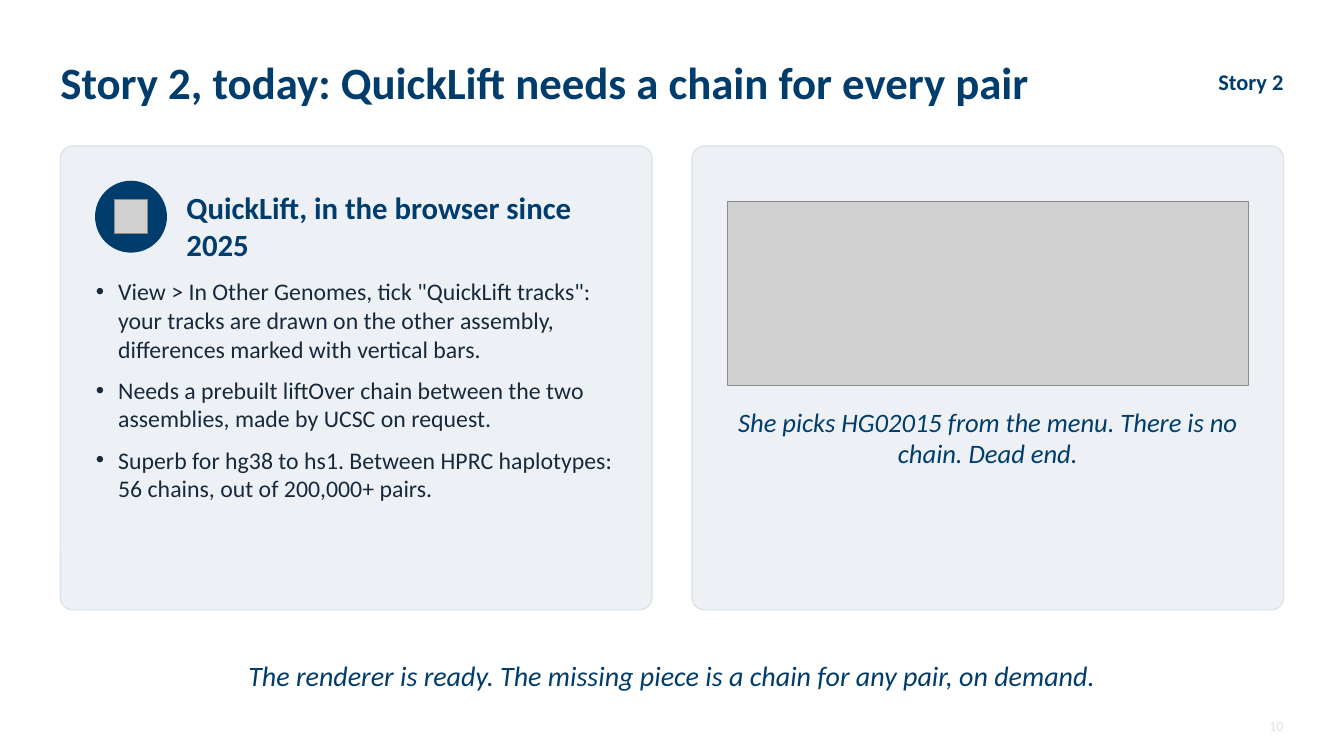
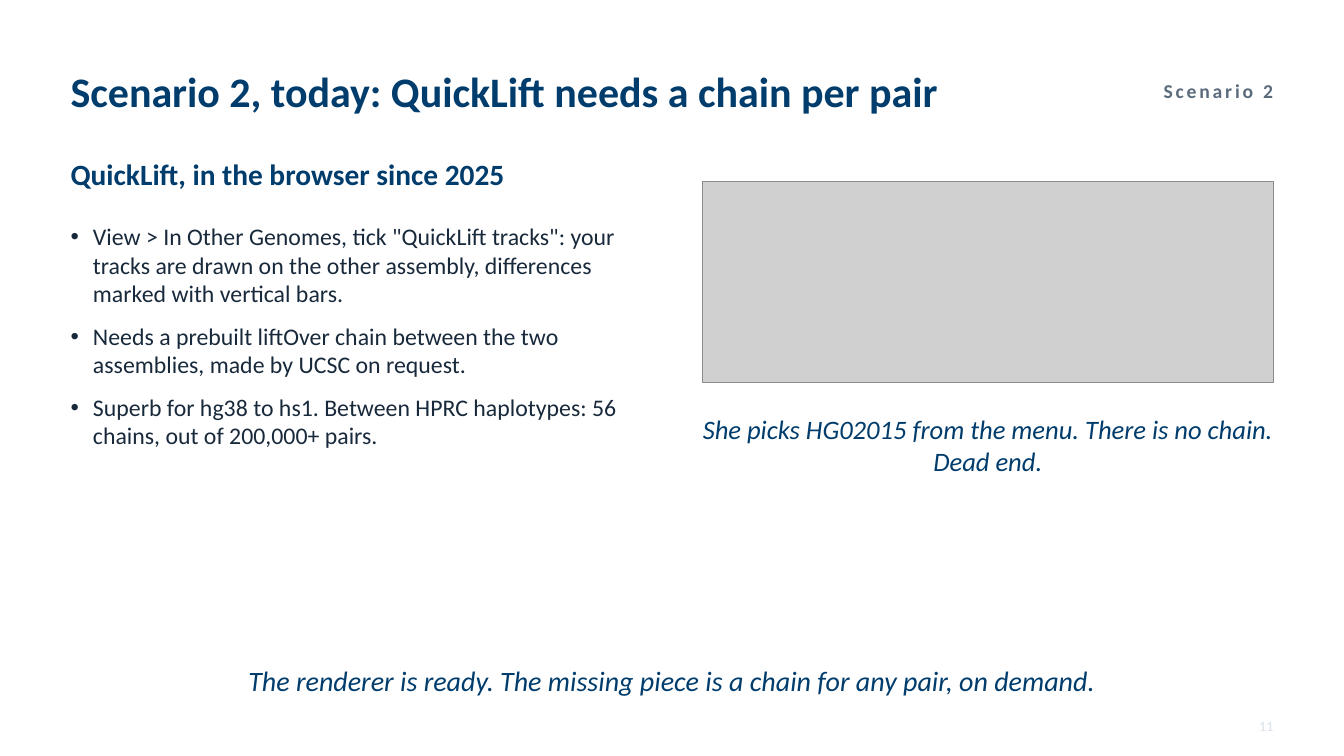
Before and after one commit to parsaeskandar/hprc_2026_poster, a slide deck: slide 11 of talk/HPRC2026_talk.pptx (slide 10 before the commit). Drawn at 1344x756 pixels with LibreOffice and Linux fonts; fonts in the diff are those of the drawing; grey boxes stand for pictures. Boxes give left, top, right and bottom in pixels: in the first picture for what was removed or moved away, otherwise in the second. Text is boxed around its words. In the diff, an @@ line names an element or a change of style, - is before the commit and + after.

Commit message:
Talk v3: challenge-first structure, brief tag-array section from the paper and WABI deck, two screen-recording scenarios with auto-embed, who-this-is-for slide, more minimal theme

```diff
--- a/talk/HPRC2026_talk.pptx
+++ b/talk/HPRC2026_talk.pptx
@@ text at (71, 77, 937, 114): text changed; size 32 to 30 pt @@
-Story 2, today: QuickLift needs a chain for every pair
+Scenario 2, today: QuickLift needs a chain per pair
@@ text at (1164, 84, 1273, 98): text changed; size 16 to 14 pt; text colour #003C6C to #5B6B7C @@
-Story 2
+Scenario 2
@@ rounded rectangle removed at (60, 146, 652, 610) @@
@@ rounded rectangle removed at (693, 146, 1285, 610) @@
@@ text "QuickLift, in the browser since ...": place and size @@
-text "QuickLift, in the browser since ..." at (186, 197, 571, 257)
+text "QuickLift, in the browser since ..." at (71, 164, 505, 189)
@@ text "QuickLift, in the browser since ..." at (71, 164, 505, 189): size 22 to 21 pt @@
@@ ellipse removed at (96, 181, 166, 252) @@
@@ picture removed at (114, 200, 148, 234) @@
@@ picture: place and size @@
-picture at (728, 202, 1249, 385)
+picture at (703, 181, 1274, 383)
@@ text "View > In Other Genomes, ...": place and size @@
-text "View > In Other Genomes, ..." at (118, 283, 612, 501)
+text "View > In Other Genomes, ..." at (93, 228, 616, 448)
@@ text "View > In Other Genomes, ..." at (93, 228, 616, 448): more space between paragraphs @@
@@ text "She picks HG02015 from the ..." rewrapped from (738, 413, 1237, 463) to (703, 420, 1273, 472) @@
@@ text "The renderer is ready. The ...": place and size @@
-text "The renderer is ready. The ..." at (248, 666, 1094, 691)
+text "The renderer is ready. The ..." at (248, 671, 1094, 696)
```
Also in this commit, not shown: 11 other slides changed, 11 slides added, 9 slides removed, 13 other files.
